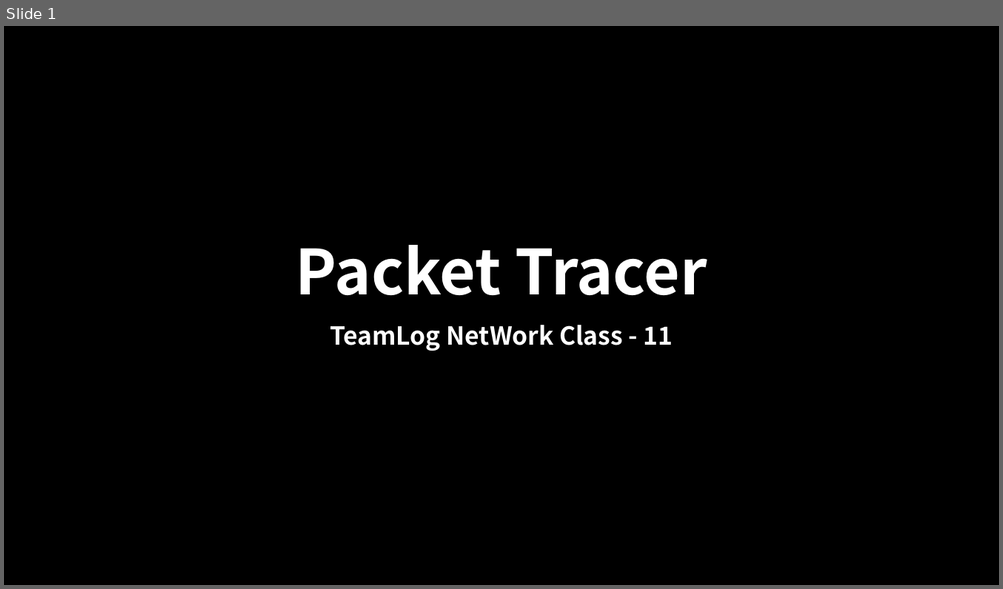
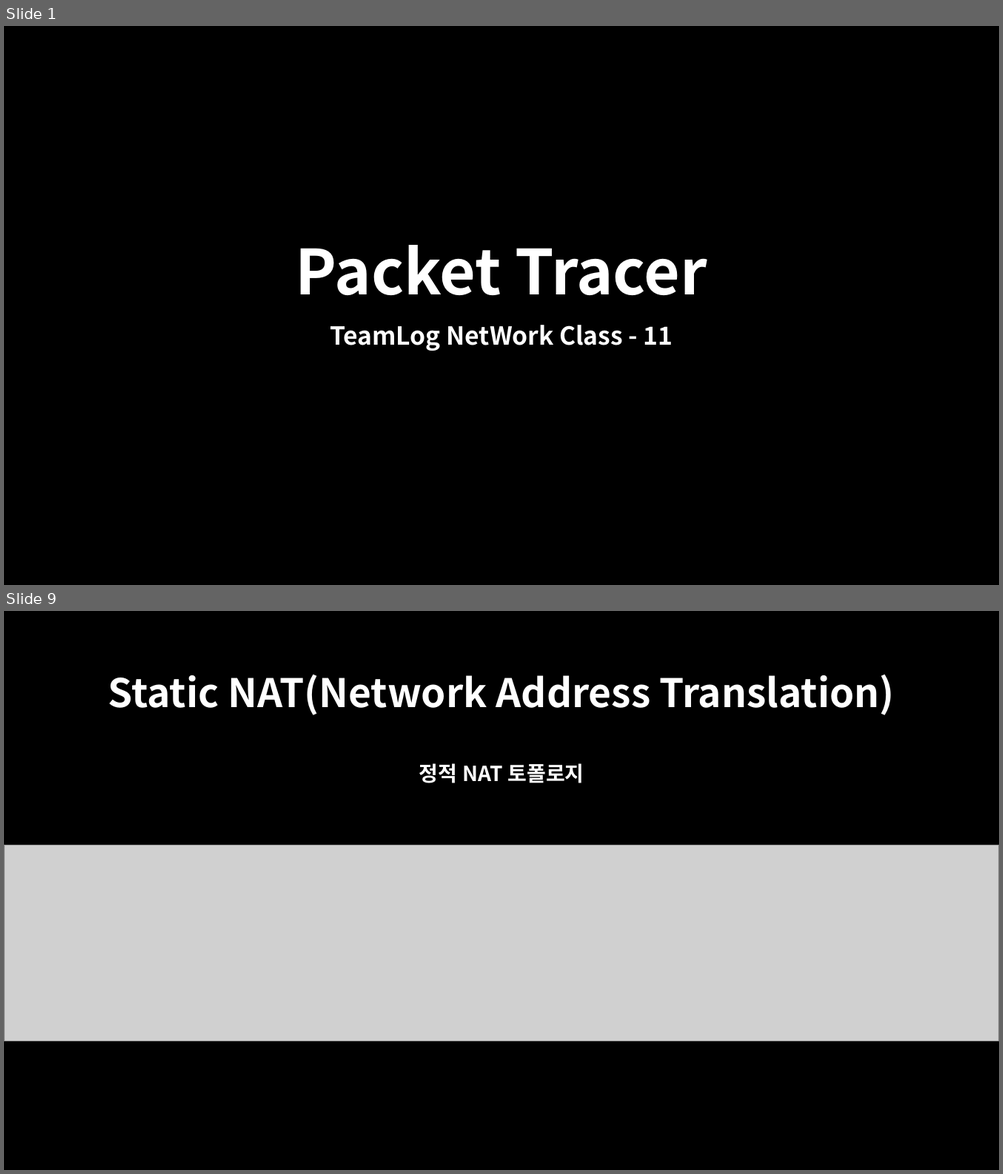
Before and after one commit to oceanwater1234/Network, a slide deck: 11. NAT/Packter Tracer - NAT.pptx. Shown one above the other, each under a label of ours: slide 1 before the commit, slides 1 and 9 after it; the slides between them are not shown. The pictures are 1003x589 and 1003x1174 pixels, drawn with LibreOffice and Linux fonts; fonts in the diff are those of the drawing; grey boxes stand for pictures. Boxes give left, top, right and bottom in pixels: in the first picture for what was removed or moved away, otherwise in the second. Text is boxed around its words. In the diff, an @@ line names an element or a change of style, - is before the commit and + after.

```diff
--- a/11. NAT/Packter Tracer - NAT.pptx
+++ b/11. NAT/Packter Tracer - NAT.pptx
@@ slide 9 added at (x1=4, y1=611, x2=999, y2=1170), background #000000 @@
@@ title added at (x1=108, y1=675, x2=894, y2=715), 38 pt, text #FFFFFF, bold @@
+Static NAT(Network Address Translation)
@@ text added at (x1=418, y1=763, x2=583, y2=783), 20 pt, text #FFFFFF, bold @@
+정적 NAT 토폴로지
@@ picture added at (x1=4, y1=846, x2=999, y2=1041) @@
```
Also in this commit, not shown: 14 other slides added, 1 slide removed, 16 other files.
